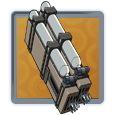
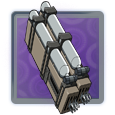
The second 115x115 image is a revision of the first. Changes to its layers:
hid group "Lendario" (1st of 3) (5 layers) over [left=3, top=1, right=111, bottom=112]
showed group "Epico" (1st of 3) (2 layers) over [left=3, top=1, right=111, bottom=112]
